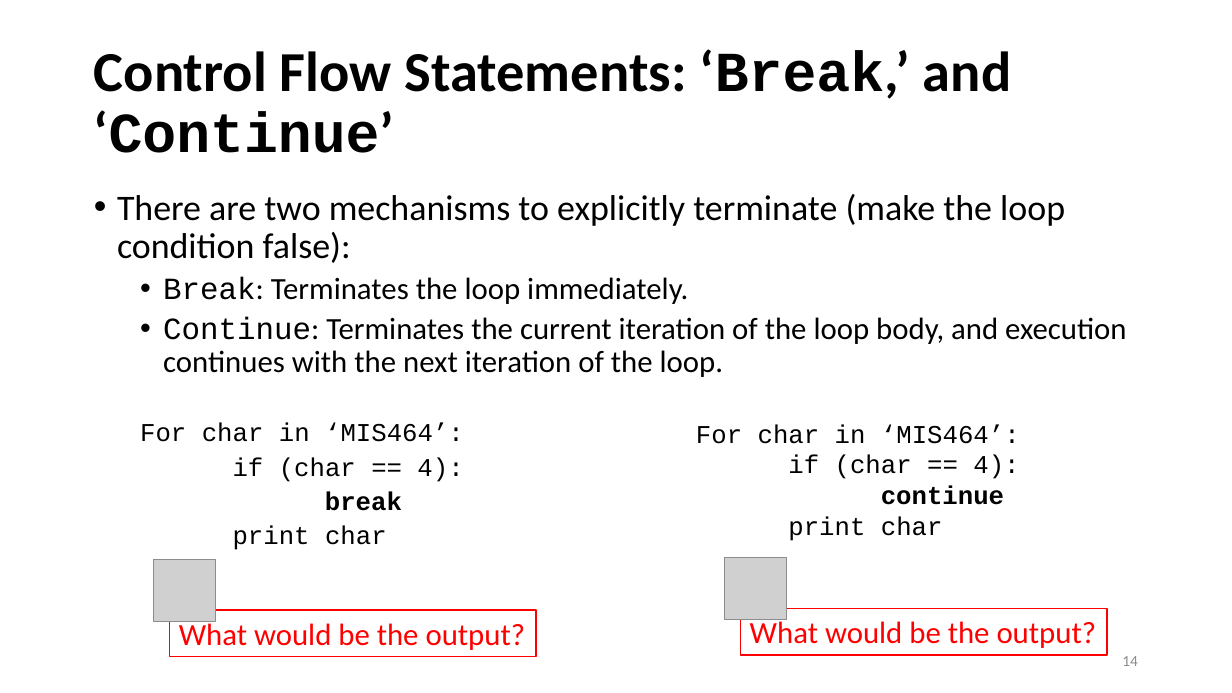
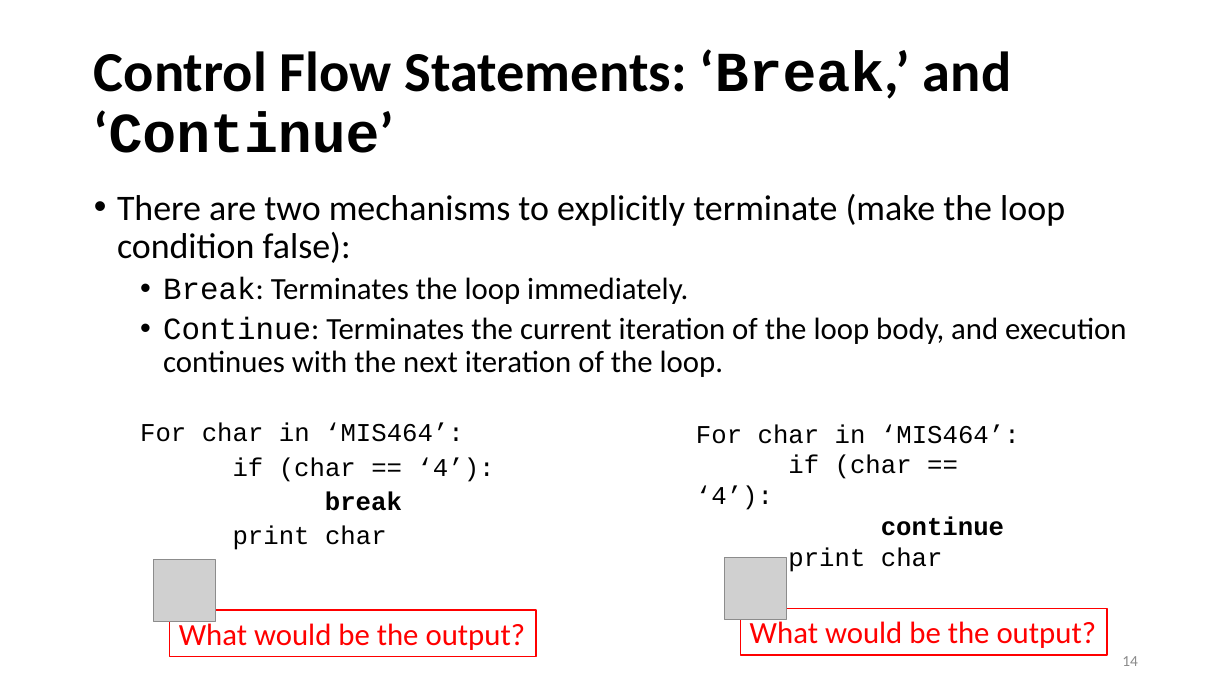
Before and after one commit to ailab-ua/courses, a slide deck: slide 14 of resources/PythonReview_1.pptx. Drawn at 1232x693 pixels with LibreOffice and Linux fonts; fonts in the diff are those of the drawing; grey boxes stand for pictures. Boxes give left, top, right and bottom in pixels: in the first picture for what was removed or moved away, otherwise in the second. Text is boxed around its words. In the diff, an @@ line names an element or a change of style, - is before the commit and + after.

```diff
--- a/resources/PythonReview_1.pptx
+++ b/resources/PythonReview_1.pptx
@@ text at [233, 457, 494, 482]: text changed @@
-  if (char == 4):
+  if (char == ‘4’):
@@ text at [696, 455, 912, 510]: text changed @@
-  if (char == 4):
+  if (char == ‘4’):
```
Also in this commit, not shown: 1 other slide changed.
